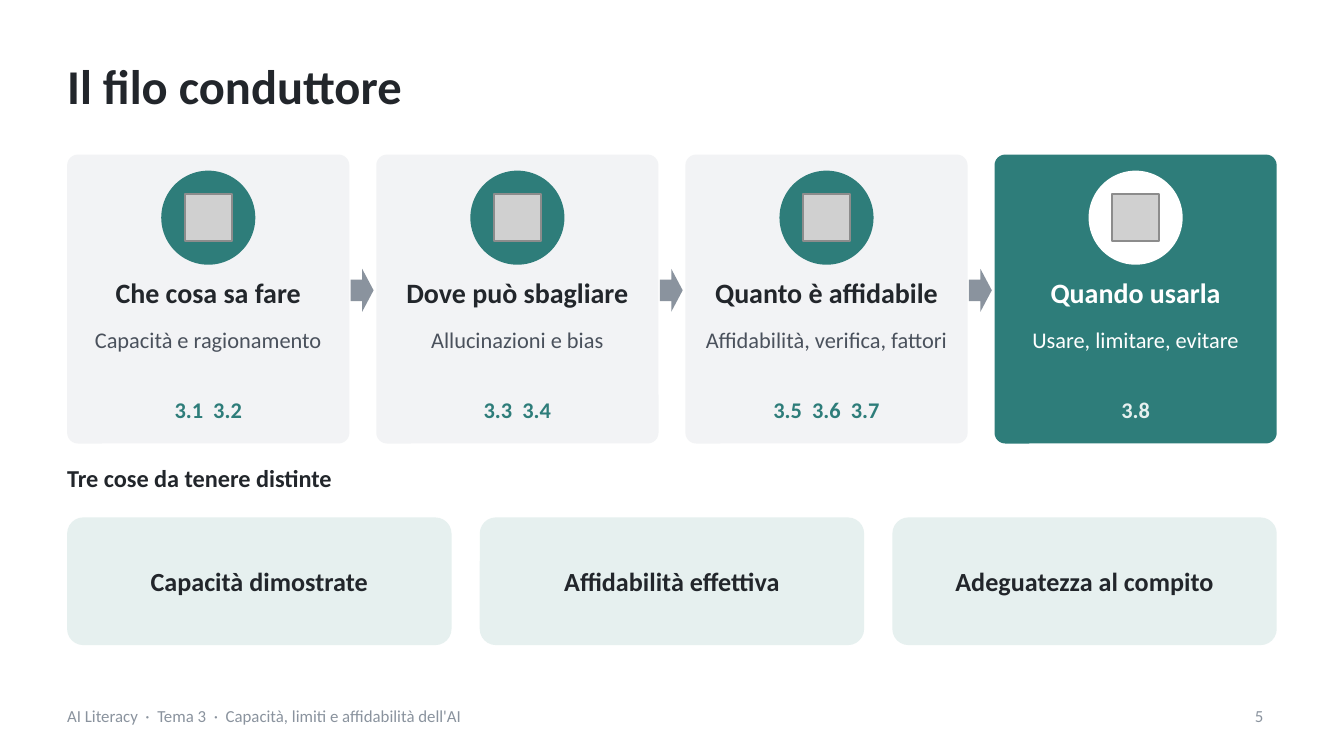
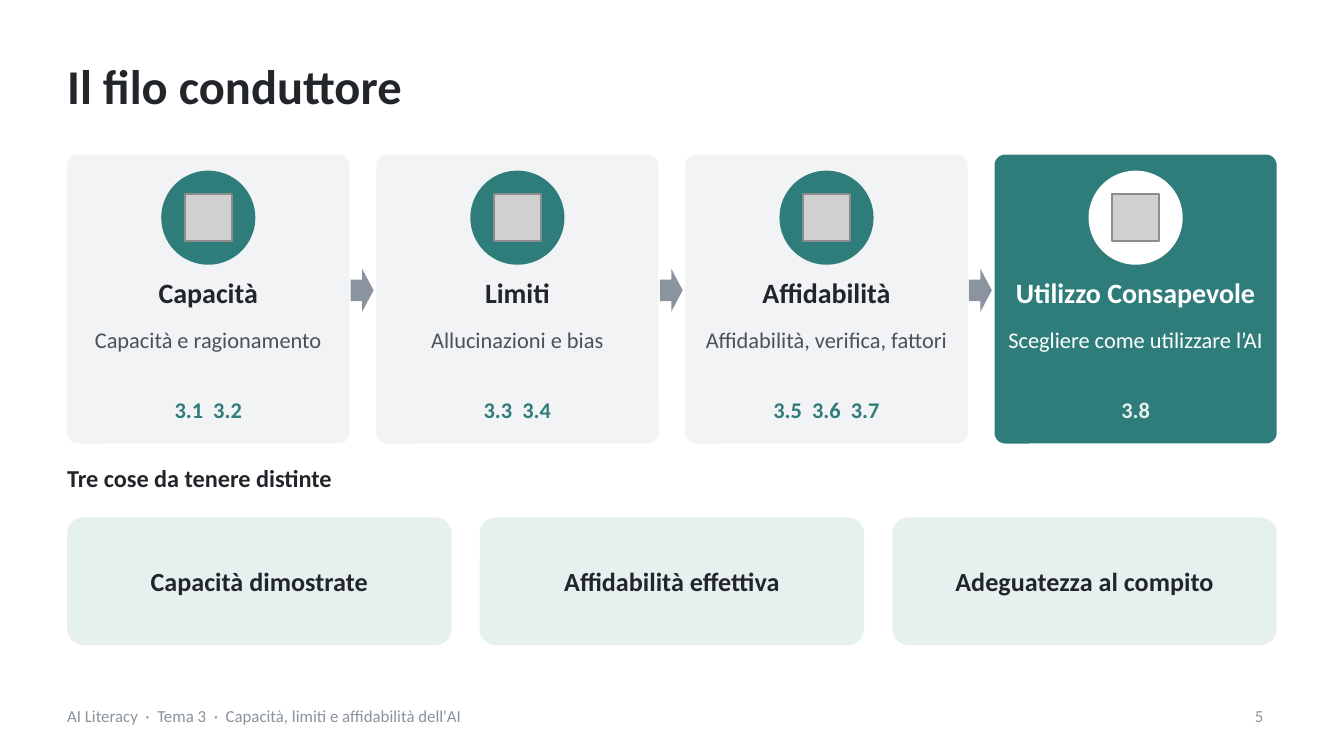
Before and after one commit to NetAi-IT/Formazione-AI-Literacy-Official, a slide deck: slide 5 of Base/Tema3_Capacita_limiti_affidabilita_AI.pptx. Drawn at 1344x756 pixels with LibreOffice and Linux fonts; fonts in the diff are those of the drawing; grey boxes stand for pictures. Boxes give left, top, right and bottom in pixels: in the first picture for what was removed or moved away, otherwise in the second. Text is boxed around its words. In the diff, an @@ line names an element or a change of style, - is before the commit and + after.

```diff
--- a/Base/Tema3_Capacita_limiti_affidabilita_AI.pptx
+++ b/Base/Tema3_Capacita_limiti_affidabilita_AI.pptx
@@ text at bbox=[159, 283, 258, 308]: text changed @@
-Che cosa sa fare
+Capacità
@@ text at bbox=[485, 283, 550, 303]: text changed @@
-Dove può sbagliare
+Limiti
@@ text at bbox=[762, 283, 890, 303]: text changed @@
-Quanto è affidabile
+Affidabilità
@@ text at bbox=[1016, 283, 1255, 308]: text changed @@
-Quando usarla
+Utilizzo Consapevole
@@ text at bbox=[1008, 332, 1262, 352]: text changed @@
-Usare, limitare, evitare
+Scegliere come utilizzare l’AI
```
Also in this commit, not shown: 29 other slides changed, 1 other file.
